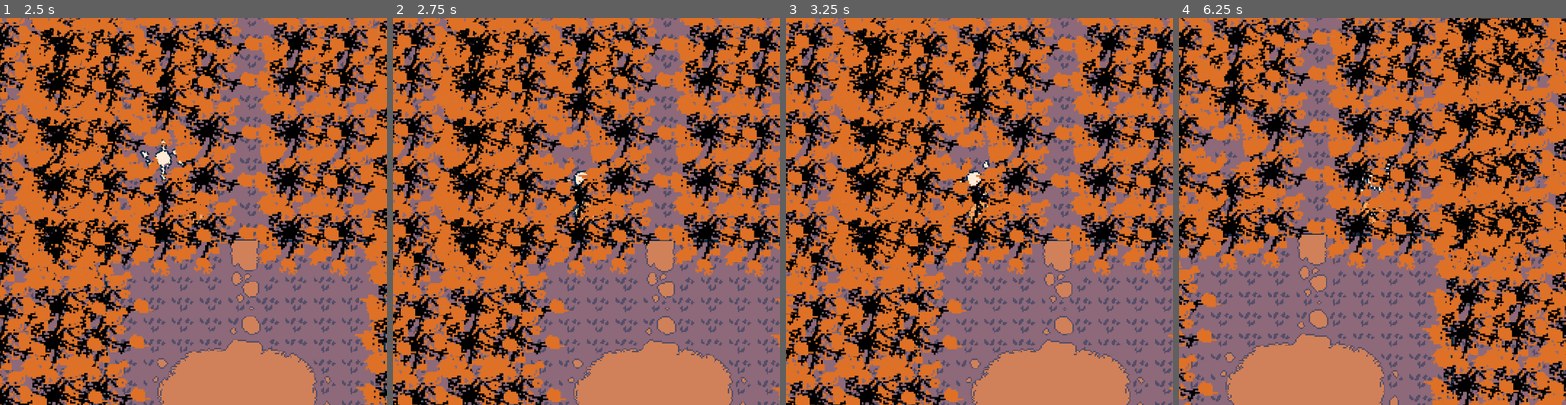
Above: before the commit, frames 1-4 (left to right).
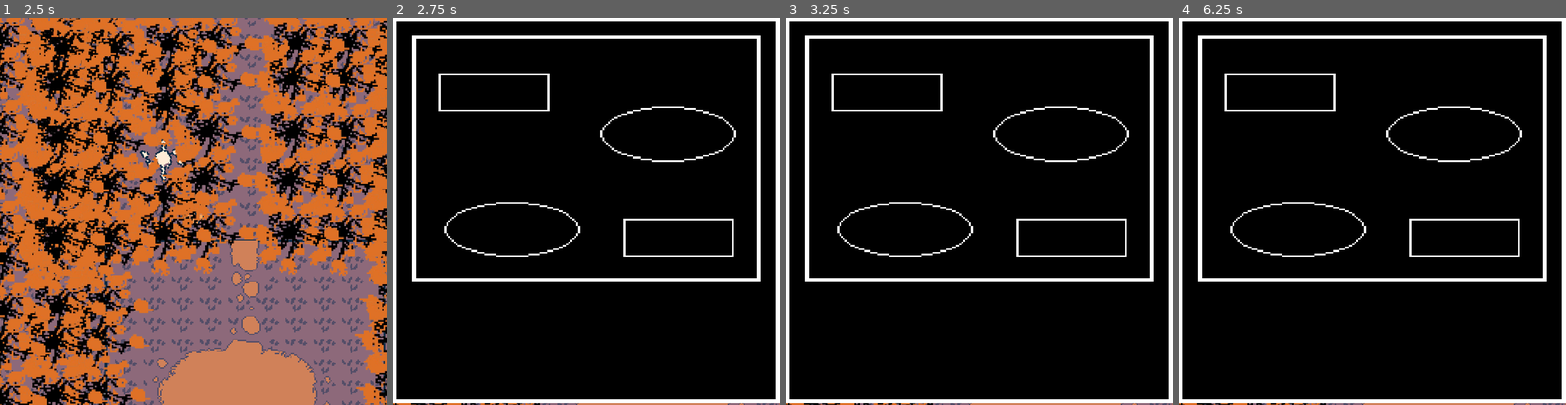
Above: after the commit, the same moments.

Repository: QuoteGenerator/Jame_Gam_Halloween
Game: Godot game, scene res://main.tscn
Two runs of this game, one before a commit and one after it. Both use one fixed random seed, a clock stepped at 60 frames per second and the inputs below.
Inputs (mouse positions are in pixels of both pictures, inside the frame that each line leads up to):
- Up to frame 1 (2.5 s): tap Enter at 0.5 s; move the mouse to (174, 288) at 0.52 s; hold W 0.53-2.03 s; move the mouse to (309, 269) at 1.27 s; move the mouse to (77, 153) at 2.02 s; hold A from 2.03 s (still down)
- Up to frame 2 (2.75 s): keep holding A
- Up to frame 3 (3.25 s): keep holding A; move the mouse to (998, 211) at 2.77 s
- Up to frame 4 (6.25 s): move the mouse to (1314, 114) at 3.52 s; release A at 3.53 s; hold S 3.53-4.28 s; tap Space at 4.25 s; move the mouse to (1457, 192) at 4.27 s; hold D 4.28-5.03 s; move the mouse to (1295, 230) at 5.02 s; hold W 5.03-5.78 s; move the mouse to (1411, 126) at 5.77 s; hold D from 5.78 s (still down)

Frame 1 is identical in both runs. In frame 2, 85% of the frame differs, in the area x 0-100%, y 0-100%; in frame 3, 85%; in frame 4, 86%.

Commit message:
combatui anzeige - bei kontakt mit Enemy

Diff:
--- /dev/null
+++ b/jame-gam-halloween/Scripts/combat_ui.gd
@@ -0,0 +1,16 @@
+extends CanvasLayer
+
+
+var current_enemy: CharacterBody2D
+
+
+func _ready() -> void:
+	visible = false
+
+
+func start_combat(enemy: CharacterBody2D) -> void:
+	current_enemy = enemy
+
+	visible = true
+
+	get_tree().paused = true
--- a/jame-gam-halloween/Scripts/skeleton_enemy.gd
+++ b/jame-gam-halloween/Scripts/skeleton_enemy.gd
@@ -3,6 +3,8 @@
 var speed: float = 110.0
 var player: Node2D
 var chasing: bool = false
+var in_combat: bool = false
+var health: int = 100
 
 @onready var animation_player: AnimationPlayer = $AnimationPlayer
 @onready var detection_area: Area2D = $DetectionArea
@@ -40,3 +42,26 @@
 
 
 	move_and_slide()
+
+	if chasing and not in_combat:
+		var collision := get_last_slide_collision()
+
+		if collision:
+			var body = collision.get_collider()
+
+			if body is Node2D and body.is_in_group("player"):
+				start_combat(body)
+
+
+func start_combat(_body: Node2D) -> void:
+	if in_combat:
+		return
+
+	in_combat = true
+	chasing = false
+	velocity = Vector2.ZERO
+
+	var combat_ui = get_tree().get_first_node_in_group("combat_ui")
+
+	if combat_ui:
+		combat_ui.start_combat(self)
--- a/jame-gam-halloween/main.tscn
+++ b/jame-gam-halloween/main.tscn
@@ -5,6 +5,8 @@
 [ext_resource type="PackedScene" uid="uid://dejoqp57xlvc" path="res://Skeleton_Enemy.tscn" id="3_r0du0"]
 [ext_resource type="Texture2D" uid="uid://7w8f0d5cc01g" path="res://Assets/Sprites/Areas/s_area.png" id="4_cm0pq"]
 [ext_resource type="Texture2D" uid="uid://b4etmlinqsl6o" path="res://Assets/Sprites/Objects/download.png" id="4_fos0i"]
+[ext_resource type="Script" uid="uid://glmjbdp32fhs" path="res://Scripts/combat_ui.gd" id="6_3dxm6"]
+[ext_resource type="Texture2D" uid="uid://0j60qhns4ofa" path="res://Assets/Sprites/tbc_template.png" id="7_lgr22"]
 
 [node name="Main" type="Node2D" unique_id=63515689]
 
@@ -955,10 +957,10 @@
 
 [node name="Border" type="Node" parent="SArea" unique_id=1644374069]
 
-[node name="StaticBody2D" type="StaticBody2D" parent="SArea" unique_id=1645116103]
+[node name="StaticBody2D" type="StaticBody2D" parent="SArea/Border" unique_id=1645116103]
 position = Vector2(-18, -81)
 
-[node name="CollisionPolygon2D" type="CollisionPolygon2D" parent="SArea/StaticBody2D" unique_id=1677188794]
+[node name="CollisionPolygon2D" type="CollisionPolygon2D" parent="SArea/Border/StaticBody2D" unique_id=1677188794]
 polygon = PackedVector2Array(0, 0, -88, 0, -91, 158, -91, 162, 119, 161, 120, -2, 34, -2, 38, -10, 145, -8, 135, 124, 130, 186, -31, 181, -121, 169, -115, 24, -99, -16, -18, -14)
 
 [node name="Player" parent="." unique_id=1519202898 instance=ExtResource("1_glv2v")]
@@ -966,3 +968,18 @@
 
 [node name="SkeletonEnemy" parent="." unique_id=845605063 instance=ExtResource("3_r0du0")]
 position = Vector2(-66, -150)
+
+[node name="CombatUI" type="CanvasLayer" parent="." unique_id=1418713530 groups=["combat_ui"]]
+process_mode = 2
+visible = false
+script = ExtResource("6_3dxm6")
+
+[node name="Panel" type="Panel" parent="CombatUI" unique_id=2142664895]
+offset_right = 40.0
+offset_bottom = 40.0
+
+[node name="TextureRect" type="TextureRect" parent="CombatUI/Panel" unique_id=781726287]
+layout_mode = 0
+offset_right = 1199.0
+offset_bottom = 1193.1134
+texture = ExtResource("7_lgr22")
--- a/jame-gam-halloween/project.godot
+++ b/jame-gam-halloween/project.godot
@@ -25,6 +25,7 @@
 [global_group]
 
 player=""
+combat_ui=""
 
 [physics]
 
Not shown, added: jame-gam-halloween/Scripts/combat_ui.gd.uid
